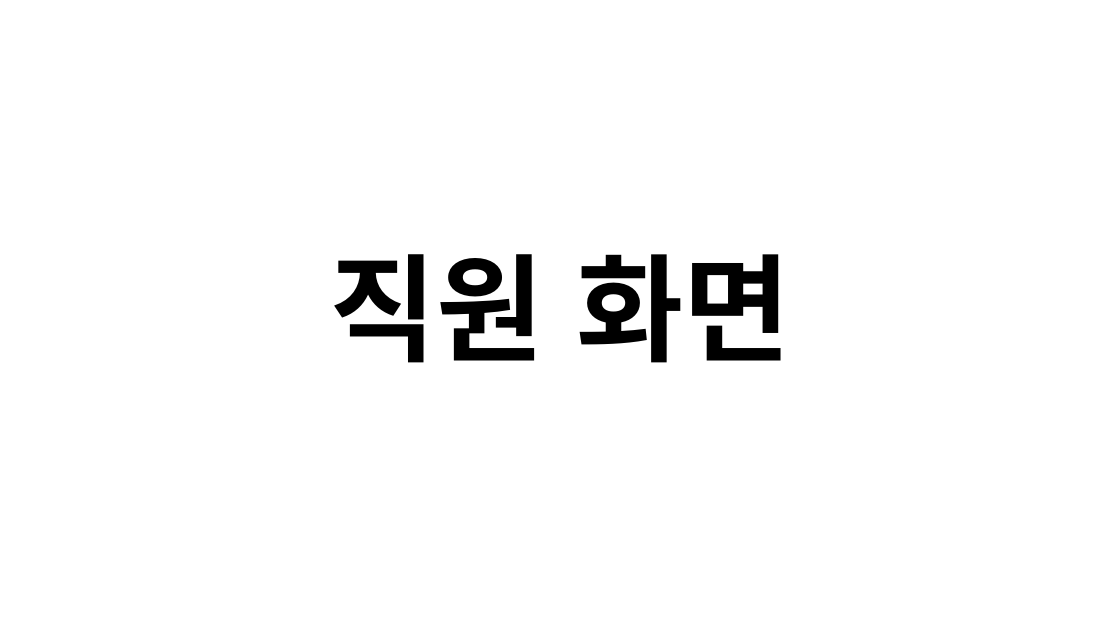
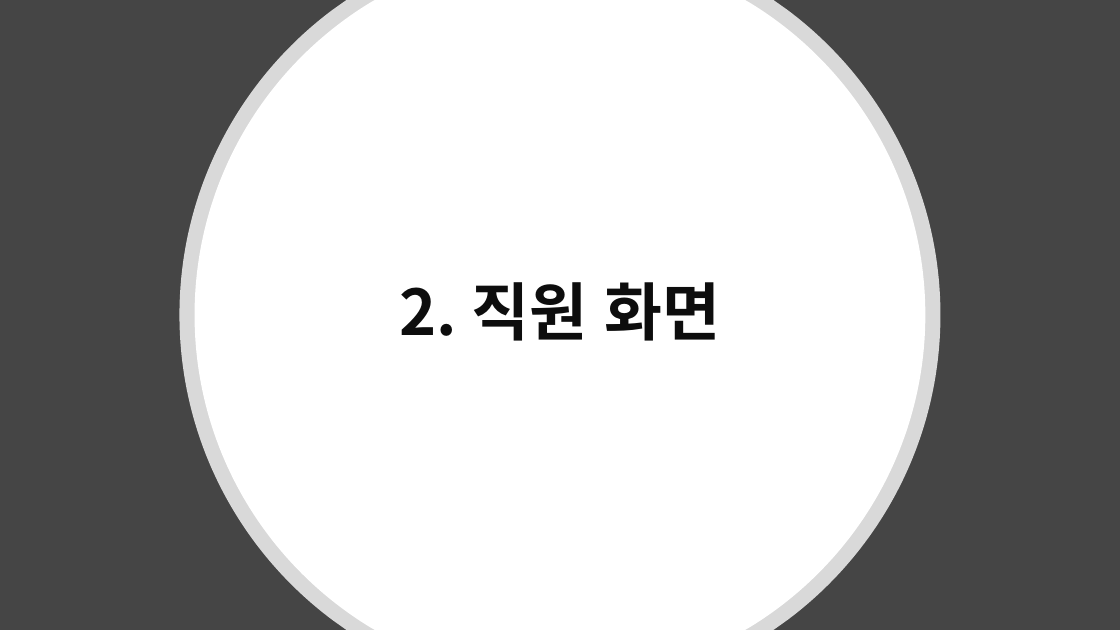
Before and after one commit to blackfourteen2014/Project-System-Process, a slide deck: slide 9 of 업무관리시스템 최종본(색 수정 및 ERD 추가).pptx. Drawn at 1120x630 pixels with LibreOffice and Linux fonts; fonts in the diff are those of the drawing. Boxes give left, top, right and bottom in pixels: in the first picture for what was removed or moved away, otherwise in the second. Text is boxed around its words. In the diff, an @@ line names an element or a change of style, - is before the commit and + after.

```diff
--- a/업무관리시스템 최종본(색 수정 및 ERD 추가).pptx
+++ b/업무관리시스템 최종본(색 수정 및 ERD 추가).pptx
@@ background #FFFFFF to #454545 @@
@@ freeform shape added at (x1=180, y1=0, x2=941, y2=630), fill #FFFFFF at 80% opacity @@
@@ freeform shape added at (x1=195, y1=0, x2=926, y2=630), fill #FFFFFF @@
@@ title at (x1=399, y1=282, x2=721, y2=341): text changed; size 100 to 54 pt; text colour #000000 to #0D0D0D @@
-직원 화면
+2. 직원 화면
```
Also in this commit, not shown: 6 other slides changed, 2 slides added, 2 slides removed.
